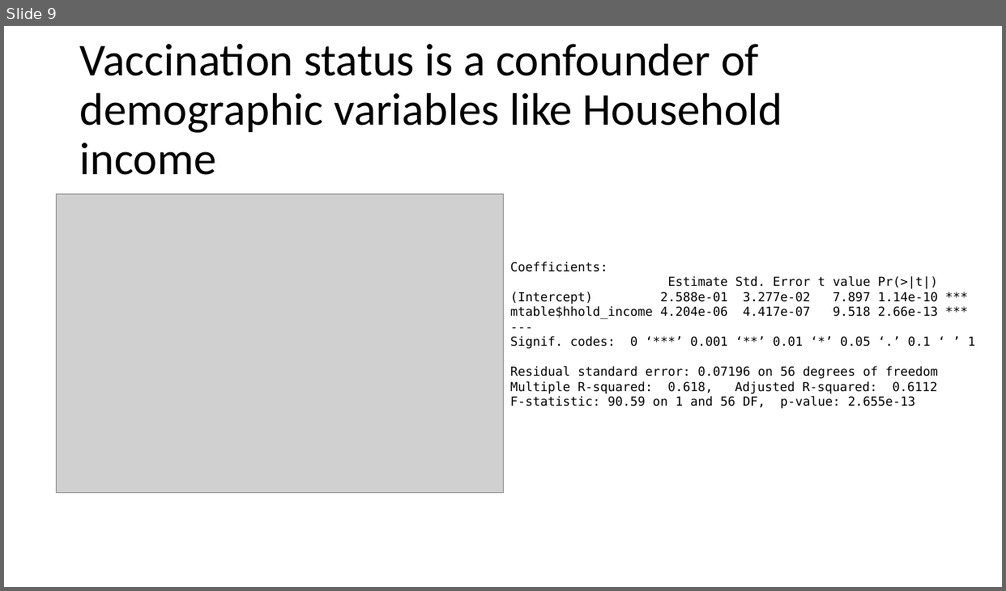
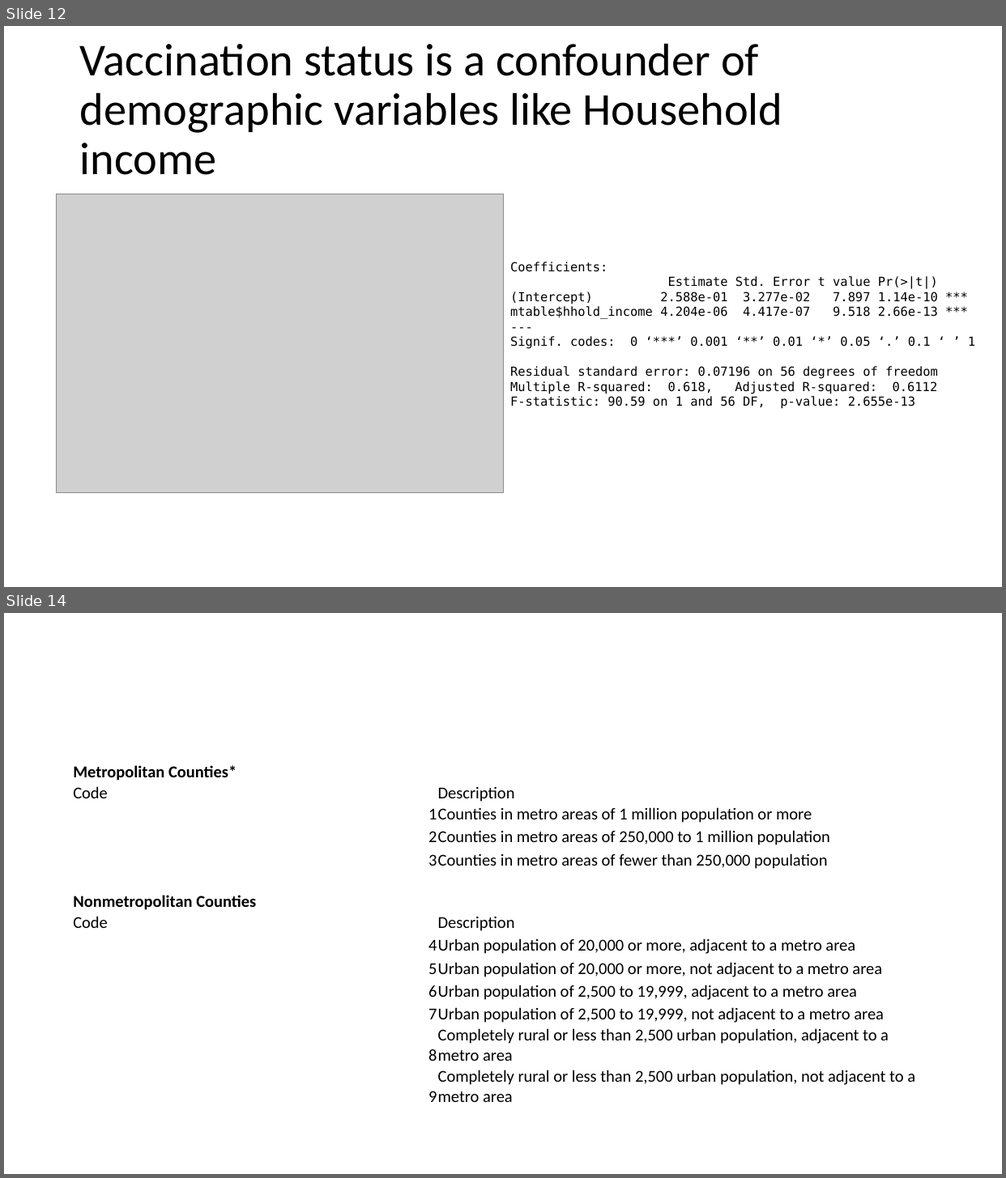
Before and after one commit to gescobararrepol/med_264, a slide deck: MED264_Project.pptx. Shown one above the other, each under a label of ours: slide 9 before the commit, slides 12 and 14 after it; the slides between them are not shown. The pictures are 1006x591 and 1006x1178 pixels, drawn with LibreOffice and Linux fonts; fonts in the diff are those of the drawing; grey boxes stand for pictures. Boxes give left, top, right and bottom in pixels: in the first picture for what was removed or moved away, otherwise in the second. Text is boxed around its words. In the diff, an @@ line names an element or a change of style, - is before the commit and + after.

```diff
--- a/MED264_Project.pptx
+++ b/MED264_Project.pptx
@@ slide 14 added at [4, 613, 1002, 1174], background #FFFFFF @@
@@ table added at [73, 762, 934, 1105], 14 rows, 2 columns @@
+Metropolitan Counties* | 
+Code | Description
+1 | Counties in metro areas of 1 million population or more
+2 | Counties in metro areas of 250,000 to 1 million population
+3 | Counties in metro areas of fewer than 250,000 population
+ | 
+Nonmetropolitan Counties | 
+Code | Description
+4 | Urban population of 20,000 or more, adjacent to a metro area
+5 | Urban population of 20,000 or more, not adjacent to a metro area
+6 | Urban population of 2,500 to 19,999, adjacent to a metro area
+7 | Urban population of 2,500 to 19,999, not adjacent to a metro area
+8 | Completely rural or less than 2,500 urban population, adjacent to a metro area
+9 | Completely rural or less than 2,500 urban population, not adjacent to a metro area
@@ what was slide 9 is now slide 12 @@
```
Also in this commit, not shown: 4 slides changed, 4 other slides added, 38 other files.
